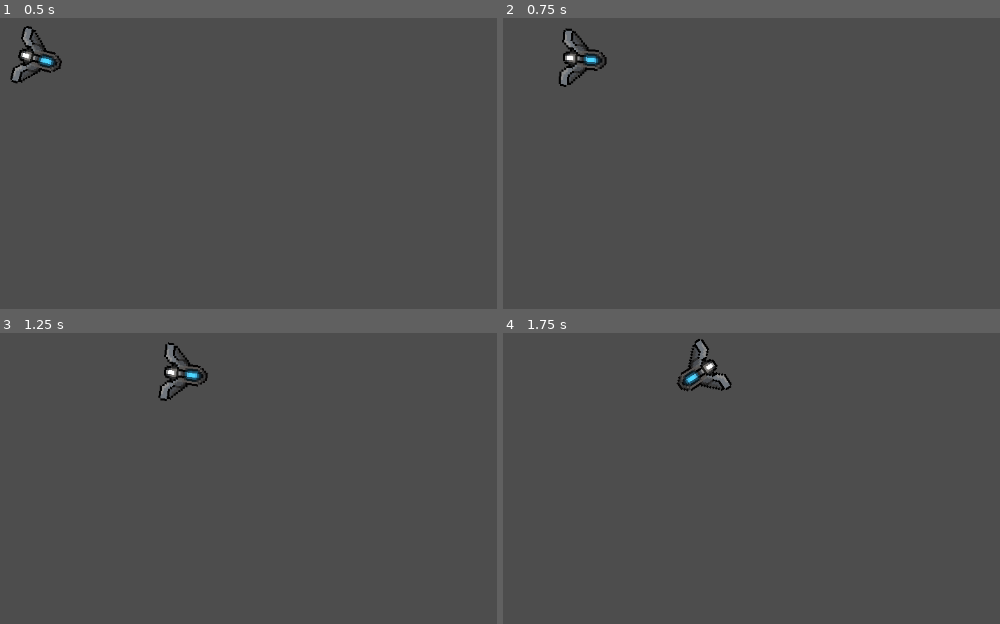
Above: before the commit, frames 1-4 (two rows, left to right).
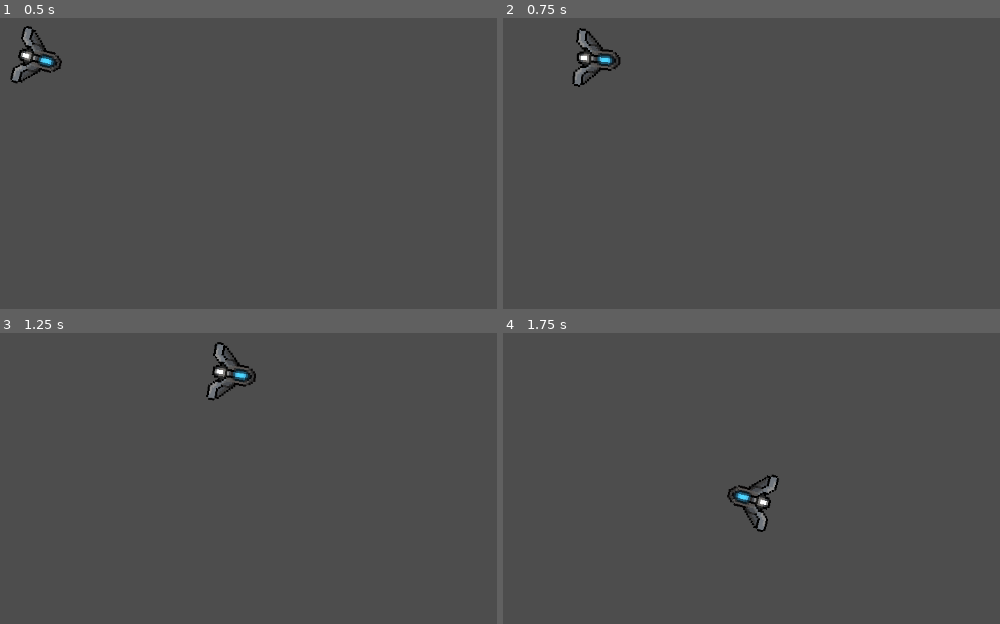
Above: after the commit, the same moments.

Repository: GabryelRangel/Codigo-de-Sangue
Game: Godot game, scene res://Scenes/game.tscn
Two runs of this game, one before a commit and one after it. Both use one fixed random seed, a clock stepped at 60 frames per second and the inputs below.
Inputs (mouse positions are in pixels of both pictures, inside the frame that each line leads up to):
- Up to frame 1 (0.5 s): no input
- Up to frame 2 (0.75 s): tap Enter at 0.5 s; move the mouse to (920, 90) at 0.52 s; hold Right (ui_right) from 0.53 s (still down)
- Up to frame 3 (1.25 s): keep holding Right (ui_right)
- Up to frame 4 (1.75 s): move the mouse to (582, 449) at 1.27 s; release Right (ui_right) at 1.28 s; hold S (down, bound only after the commit) from 1.28 s (still down)

Frame 1 is identical in both runs. In frame 2, 1.2% of the frame differs, in the area x 11-24%, y 3-24%; in frame 3, 1.5%, in the area x 31-52%, y 3-24%; in frame 4, 1.5%.

Commit message:
Movimento básico implementado
Basic movement for wasd and arrows

Diff:
--- a/Scenes/player_teste.gd
+++ b/Scenes/player_teste.gd
@@ -1,23 +1,11 @@
 extends CharacterBody2D
+@export var speed = 400
 
+func get_input():
+	look_at(get_global_mouse_position())
+	var input_direction = Input.get_vector("left", "right", "up", "down")
+	velocity = input_direction * speed
 
-const SPEED = 300.0
-const JUMP_VELOCITY = -400.0
-
-func _process(delta: float) -> void:
-	look_at(get_global_mouse_position())
-	pass
-
-func _physics_process(delta: float) -> void:
-	# Add the gravity.
-
-	# Handle jump.
-	# Get the input direction and handle the movement/deceleration.
-	# As good practice, you should replace UI actions with custom gameplay actions.
-	var direction := Input.get_axis("ui_left", "ui_right")
-	if direction:
-		velocity.x = direction * SPEED
-	else:
-		velocity.x = move_toward(velocity.x, 0, SPEED)
-
+func _physics_process(_delta):
+	get_input()
 	move_and_slide()
--- a/project.godot
+++ b/project.godot
@@ -19,6 +19,38 @@
 
 project/assembly_name="Código de Sangue"
 
+[input]
+
+left={
+"deadzone": 0.5,
+"events": [Object(InputEventKey,"resource_local_to_scene":false,"resource_name":"","device":-1,"window_id":0,"alt_pressed":false,"shift_pressed":false,"ctrl_pressed":false,"meta_pressed":false,"pressed":false,"keycode":0,"physical_keycode":4194319,"key_label":0,"unicode":0,"location":0,"echo":false,"script":null)
+, Object(InputEventKey,"resource_local_to_scene":false,"resource_name":"","device":-1,"window_id":0,"alt_pressed":false,"shift_pressed":false,"ctrl_pressed":false,"meta_pressed":false,"pressed":false,"keycode":0,"physical_keycode":65,"key_label":0,"unicode":97,"location":0,"echo":false,"script":null)
+]
+}
+right={
+"deadzone": 0.5,
+"events": [Object(InputEventKey,"resource_local_to_scene":false,"resource_name":"","device":-1,"window_id":0,"alt_pressed":false,"shift_pressed":false,"ctrl_pressed":false,"meta_pressed":false,"pressed":false,"keycode":0,"physical_keycode":68,"key_label":0,"unicode":100,"location":0,"echo":false,"script":null)
+, Object(InputEventKey,"resource_local_to_scene":false,"resource_name":"","device":-1,"window_id":0,"alt_pressed":false,"shift_pressed":false,"ctrl_pressed":false,"meta_pressed":false,"pressed":false,"keycode":0,"physical_keycode":4194321,"key_label":0,"unicode":0,"location":0,"echo":false,"script":null)
+]
+}
+up={
+"deadzone": 0.5,
+"events": [Object(InputEventKey,"resource_local_to_scene":false,"resource_name":"","device":-1,"window_id":0,"alt_pressed":false,"shift_pressed":false,"ctrl_pressed":false,"meta_pressed":false,"pressed":false,"keycode":0,"physical_keycode":87,"key_label":0,"unicode":119,"location":0,"echo":false,"script":null)
+, Object(InputEventKey,"resource_local_to_scene":false,"resource_name":"","device":-1,"window_id":0,"alt_pressed":false,"shift_pressed":false,"ctrl_pressed":false,"meta_pressed":false,"pressed":false,"keycode":0,"physical_keycode":4194320,"key_label":0,"unicode":0,"location":0,"echo":false,"script":null)
+]
+}
+down={
+"deadzone": 0.5,
+"events": [Object(InputEventKey,"resource_local_to_scene":false,"resource_name":"","device":-1,"window_id":0,"alt_pressed":false,"shift_pressed":false,"ctrl_pressed":false,"meta_pressed":false,"pressed":false,"keycode":0,"physical_keycode":83,"key_label":0,"unicode":115,"location":0,"echo":false,"script":null)
+, Object(InputEventKey,"resource_local_to_scene":false,"resource_name":"","device":-1,"window_id":0,"alt_pressed":false,"shift_pressed":false,"ctrl_pressed":false,"meta_pressed":false,"pressed":false,"keycode":0,"physical_keycode":4194322,"key_label":0,"unicode":0,"location":0,"echo":false,"script":null)
+]
+}
+click={
+"deadzone": 0.5,
+"events": [Object(InputEventMouseButton,"resource_local_to_scene":false,"resource_name":"","device":-1,"window_id":0,"alt_pressed":false,"shift_pressed":false,"ctrl_pressed":false,"meta_pressed":false,"button_mask":1,"position":Vector2(234, 14),"global_position":Vector2(241, 51),"factor":1.0,"button_index":1,"canceled":false,"pressed":true,"double_click":false,"script":null)
+]
+}
+
 [rendering]
 
 textures/canvas_textures/default_texture_filter=3
